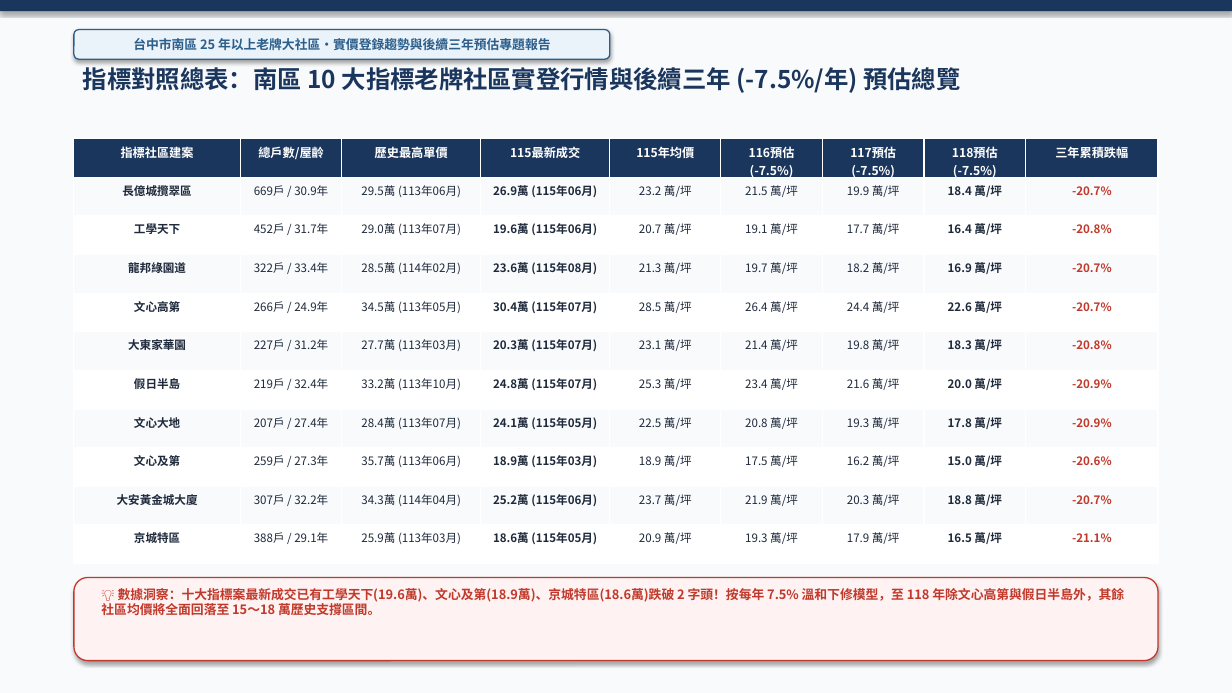
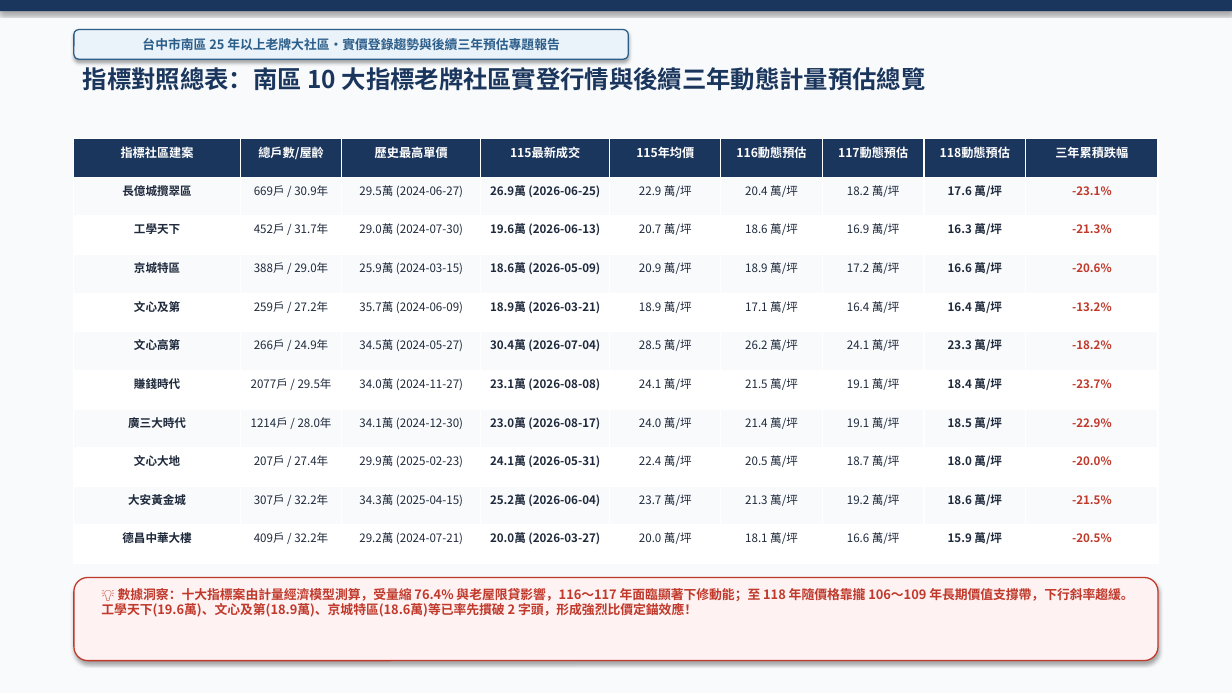
Before and after one commit to derekhcw168/taichung-house-hunting, a slide deck: slide 10 of 南區25年以上大型社區走勢圖/台中市南區老牌大型社區實價登錄趨勢與後續三年下跌預估分析.pptx. Drawn at 1232x693 pixels with LibreOffice and Linux fonts; fonts in the diff are those of the drawing. Boxes give left, top, right and bottom in pixels: in the first picture for what was removed or moved away, otherwise in the second. Text is boxed around its words. In the diff, an @@ line names an element or a change of style, - is before the commit and + after.

```diff
--- a/南區25年以上大型社區走勢圖/台中市南區老牌大型社區實價登錄趨勢與後續三年下跌預估分析.pptx
+++ b/南區25年以上大型社區走勢圖/台中市南區老牌大型社區實價登錄趨勢與後續三年下跌預估分析.pptx
@@ rounded rectangle "台中市南區 25 年以上老牌大社區・實價登錄趨勢與後續三年預估專題報告": place and size @@
-rounded rectangle "台中市南區 25 年以上老牌大社區・實價登錄趨勢與後續三年預估專題報告" at (74, 30, 610, 59)
+rounded rectangle "台中市南區 25 年以上老牌大社區・實價登錄趨勢與後續三年預估專題報告" at (74, 30, 628, 59)
@@ text at (83, 67, 926, 90): text changed @@
-指標對照總表：南區 10 大指標老牌社區實登行情與後續三年 (-7.5%/年) 預估總覽
+指標對照總表：南區 10 大指標老牌社區實登行情與後續三年動態計量預估總覽
@@ table at (74, 139, 1158, 564) @@
-row 1: 指標社區建案 | 總戶數/屋齡 | 歷史最高單價 | 115最新成交 | 115年均價 | 116預估(-7.5%) | 117預估(-7.5%) | 118預估(-7.5%) | 三年累積跌幅
+row 1: 指標社區建案 | 總戶數/屋齡 | 歷史最高單價 | 115最新成交 | 115年均價 | 116動態預估 | 117動態預估 | 118動態預估 | 三年累積跌幅
-row 2: 長億城攬翠區 | 669戶 / 30.9年 | 29.5萬 (113年06月) | 26.9萬 (115年06月) | 23.2 萬/坪 | 21.5 萬/坪 | 19.9 萬/坪 | 18.4 萬/坪 | -20.7%
+row 2: 長億城攬翠區 | 669戶 / 30.9年 | 29.5萬 (2024-06-27) | 26.9萬 (2026-06-25) | 22.9 萬/坪 | 20.4 萬/坪 | 18.2 萬/坪 | 17.6 萬/坪 | -23.1%
-row 3: 工學天下 | 452戶 / 31.7年 | 29.0萬 (113年07月) | 19.6萬 (115年06月) | 20.7 萬/坪 | 19.1 萬/坪 | 17.7 萬/坪 | 16.4 萬/坪 | -20.8%
+row 3: 工學天下 | 452戶 / 31.7年 | 29.0萬 (2024-07-30) | 19.6萬 (2026-06-13) | 20.7 萬/坪 | 18.6 萬/坪 | 16.9 萬/坪 | 16.3 萬/坪 | -21.3%
-row 4: 龍邦綠園道 | 322戶 / 33.4年 | 28.5萬 (114年02月) | 23.6萬 (115年08月) | 21.3 萬/坪 | 19.7 萬/坪 | 18.2 萬/坪 | 16.9 萬/坪 | -20.7%
+row 4: 京城特區 | 388戶 / 29.0年 | 25.9萬 (2024-03-15) | 18.6萬 (2026-05-09) | 20.9 萬/坪 | 18.9 萬/坪 | 17.2 萬/坪 | 16.6 萬/坪 | -20.6%
-row 5: 文心高第 | 266戶 / 24.9年 | 34.5萬 (113年05月) | 30.4萬 (115年07月) | 28.5 萬/坪 | 26.4 萬/坪 | 24.4 萬/坪 | 22.6 萬/坪 | -20.7%
+row 5: 文心及第 | 259戶 / 27.2年 | 35.7萬 (2024-06-09) | 18.9萬 (2026-03-21) | 18.9 萬/坪 | 17.1 萬/坪 | 16.4 萬/坪 | 16.4 萬/坪 | -13.2%
-row 6: 大東家華園 | 227戶 / 31.2年 | 27.7萬 (113年03月) | 20.3萬 (115年07月) | 23.1 萬/坪 | 21.4 萬/坪 | 19.8 萬/坪 | 18.3 萬/坪 | -20.8%
+row 6: 文心高第 | 266戶 / 24.9年 | 34.5萬 (2024-05-27) | 30.4萬 (2026-07-04) | 28.5 萬/坪 | 26.2 萬/坪 | 24.1 萬/坪 | 23.3 萬/坪 | -18.2%
-row 7: 假日半島 | 219戶 / 32.4年 | 33.2萬 (113年10月) | 24.8萬 (115年07月) | 25.3 萬/坪 | 23.4 萬/坪 | 21.6 萬/坪 | 20.0 萬/坪 | -20.9%
+row 7: 賺錢時代 | 2077戶 / 29.5年 | 34.0萬 (2024-11-27) | 23.1萬 (2026-08-08) | 24.1 萬/坪 | 21.5 萬/坪 | 19.1 萬/坪 | 18.4 萬/坪 | -23.7%
-row 8: 文心大地 | 207戶 / 27.4年 | 28.4萬 (113年07月) | 24.1萬 (115年05月) | 22.5 萬/坪 | 20.8 萬/坪 | 19.3 萬/坪 | 17.8 萬/坪 | -20.9%
+row 8: 廣三大時代 | 1214戶 / 28.0年 | 34.1萬 (2024-12-30) | 23.0萬 (2026-08-17) | 24.0 萬/坪 | 21.4 萬/坪 | 19.1 萬/坪 | 18.5 萬/坪 | -22.9%
-row 9: 文心及第 | 259戶 / 27.3年 | 35.7萬 (113年06月) | 18.9萬 (115年03月) | 18.9 萬/坪 | 17.5 萬/坪 | 16.2 萬/坪 | 15.0 萬/坪 | -20.6%
+row 9: 文心大地 | 207戶 / 27.4年 | 29.9萬 (2025-02-23) | 24.1萬 (2026-05-31) | 22.4 萬/坪 | 20.5 萬/坪 | 18.7 萬/坪 | 18.0 萬/坪 | -20.0%
-row 10: 大安黃金城大廈 | 307戶 / 32.2年 | 34.3萬 (114年04月) | 25.2萬 (115年06月) | 23.7 萬/坪 | 21.9 萬/坪 | 20.3 萬/坪 | 18.8 萬/坪 | -20.7%
+row 10: 大安黃金城 | 307戶 / 32.2年 | 34.3萬 (2025-04-15) | 25.2萬 (2026-06-04) | 23.7 萬/坪 | 21.3 萬/坪 | 19.2 萬/坪 | 18.6 萬/坪 | -21.5%
-row 11: 京城特區 | 388戶 / 29.1年 | 25.9萬 (113年03月) | 18.6萬 (115年05月) | 20.9 萬/坪 | 19.3 萬/坪 | 17.9 萬/坪 | 16.5 萬/坪 | -21.1%
+row 11: 德昌中華大樓 | 409戶 / 32.2年 | 29.2萬 (2024-07-21) | 20.0萬 (2026-03-27) | 20.0 萬/坪 | 18.1 萬/坪 | 16.6 萬/坪 | 15.9 萬/坪 | -20.5%
@@ text at (101, 588, 1134, 617): text changed @@
-💡 數據洞察：十大指標案最新成交已有工學天下(19.6萬)、文心及第(18.9萬)、京城特區(18.6萬)跌破 2 字頭！按每年 7.5% 溫和下修模型，至 118 年除文心高第與假日半島外，其餘社區均價將全面回落至 15～18 萬歷史支撐區間。
+💡 數據洞察：十大指標案由計量經濟模型測算，受量縮 76.4% 與老屋限貸影響，116～117 年面臨顯著下修動能；至 118 年隨價格靠攏 106～109 年長期價值支撐帶，下行斜率趨緩。工學天下(19.6萬)、文心及第(18.9萬)、京城特區(18.6萬)等已率先摜破 2 字頭，形成強烈比價定錨效應！
```
Also in this commit, not shown: 20 other slides changed, 3 other files.
